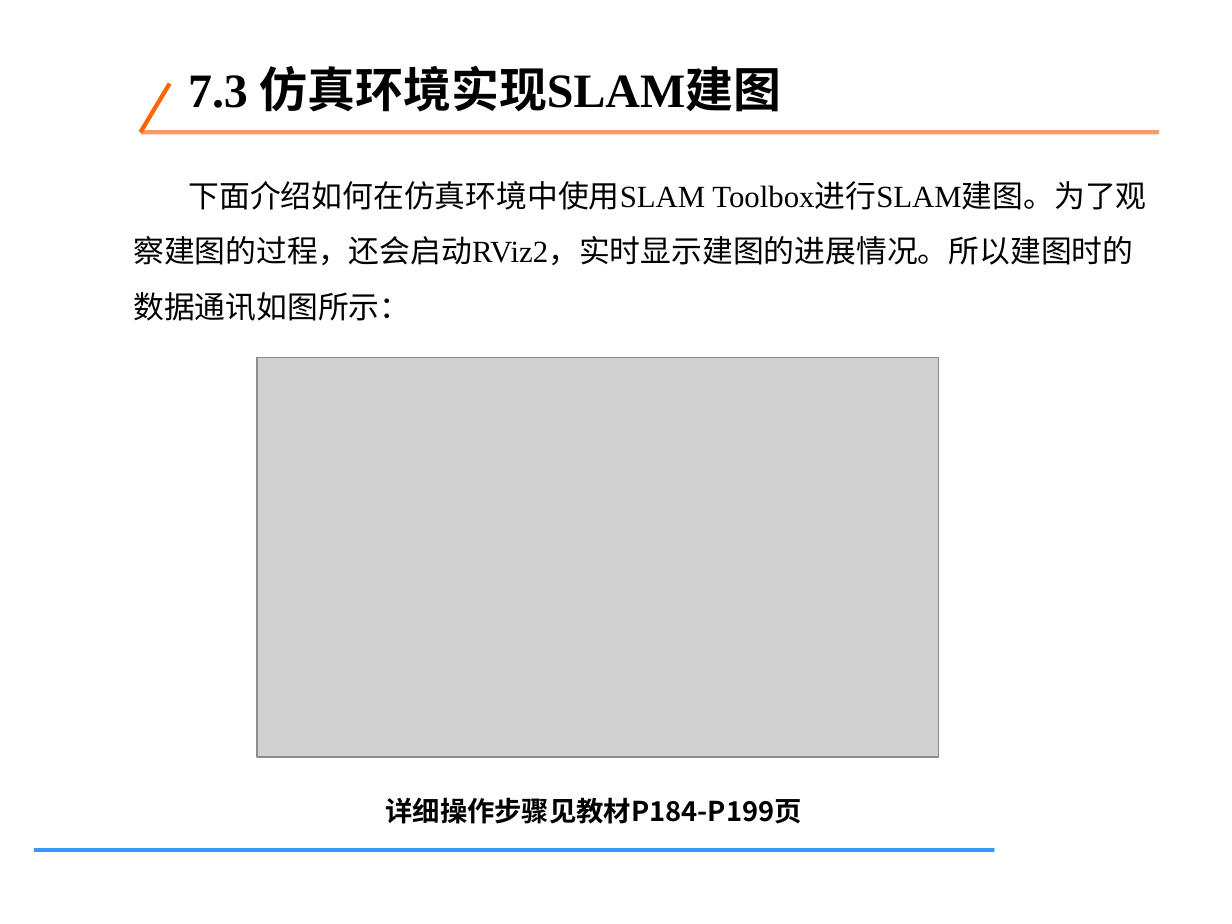
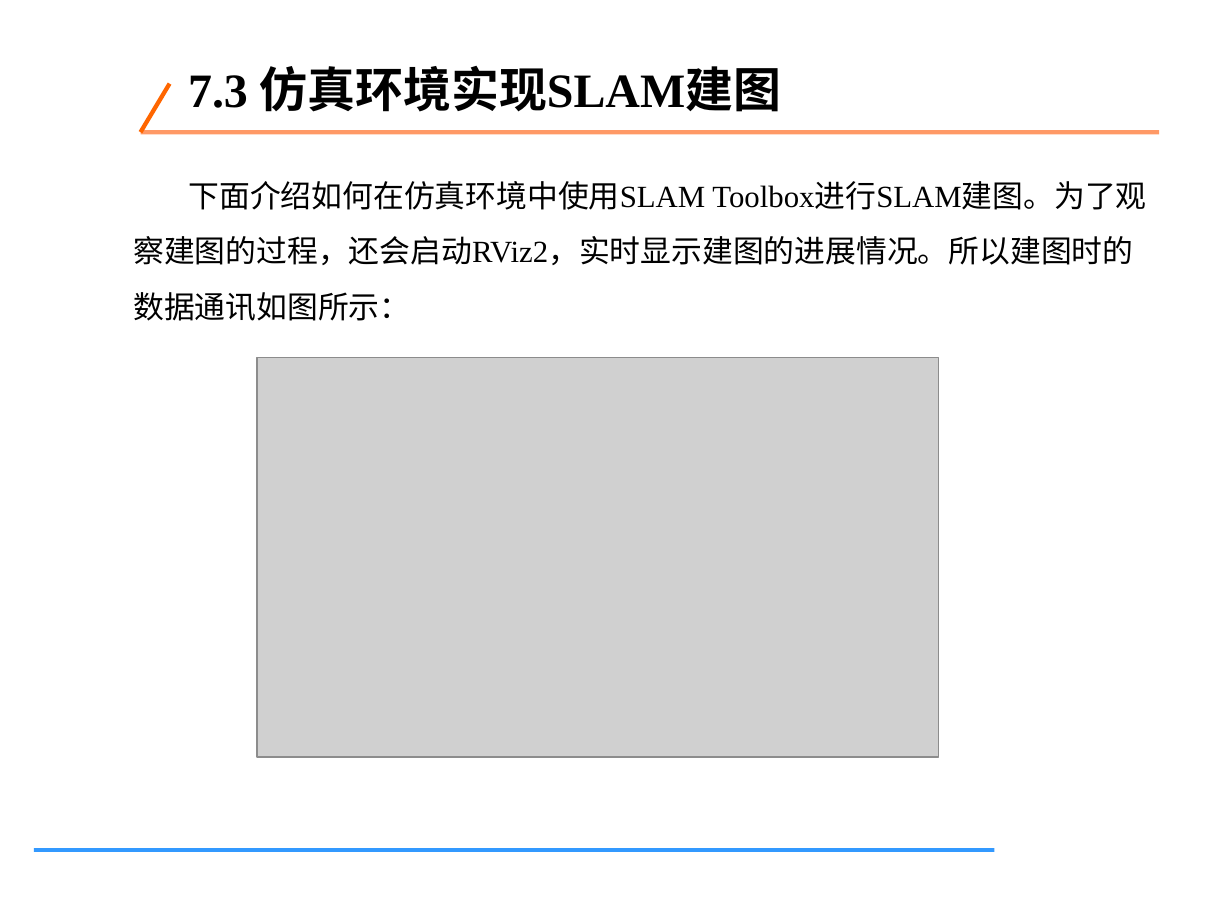
Before and after one commit to tcy1998/robotics-engineering-practice, a slide deck: slide 101 of downloads/week02-chapters-01-07.pptx (slide 113 before the commit). Drawn at 1232x924 pixels with LibreOffice and Linux fonts; fonts in the diff are those of the drawing; grey boxes stand for pictures. Boxes give left, top, right and bottom in pixels: in the first picture for what was removed or moved away, otherwise in the second. Text is boxed around its words. In the diff, an @@ line names an element or a change of style, - is before the commit and + after.

```diff
--- a/downloads/week02-chapters-01-07.pptx
+++ b/downloads/week02-chapters-01-07.pptx
@@ text removed at (x1=386, y1=797, x2=802, y2=824) @@
-详细操作步骤见教材P184-P199页
```
Also in this commit, not shown: 6 other slides changed, 13 slides removed, 1 other file.
